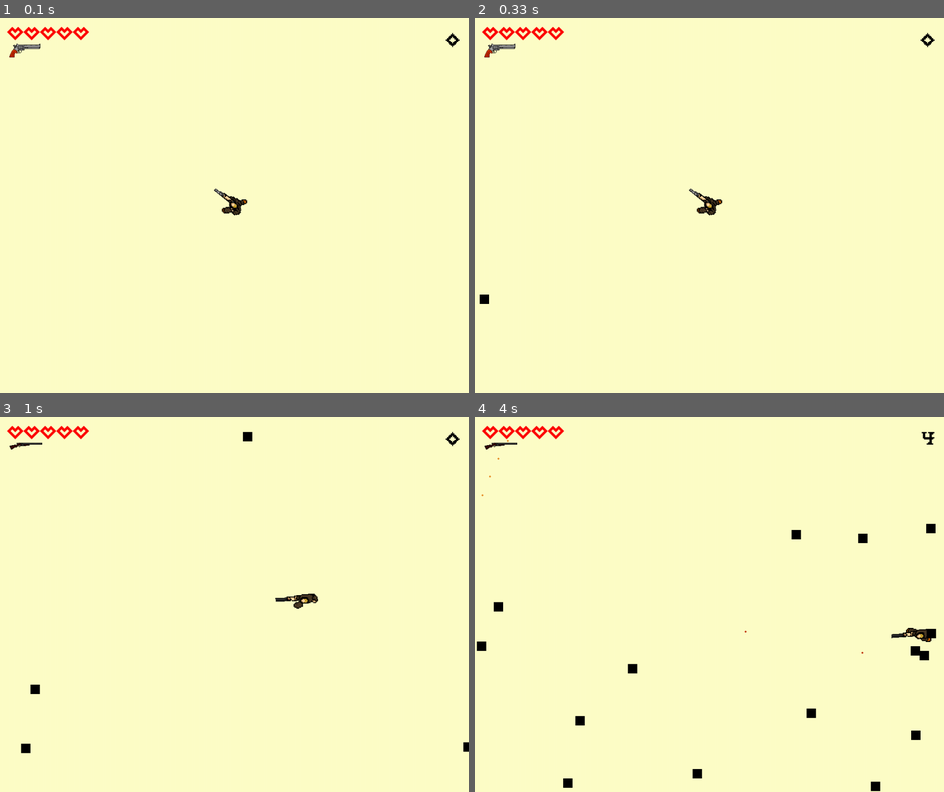
Above: before the commit, frames 1-4 (two rows, left to right).
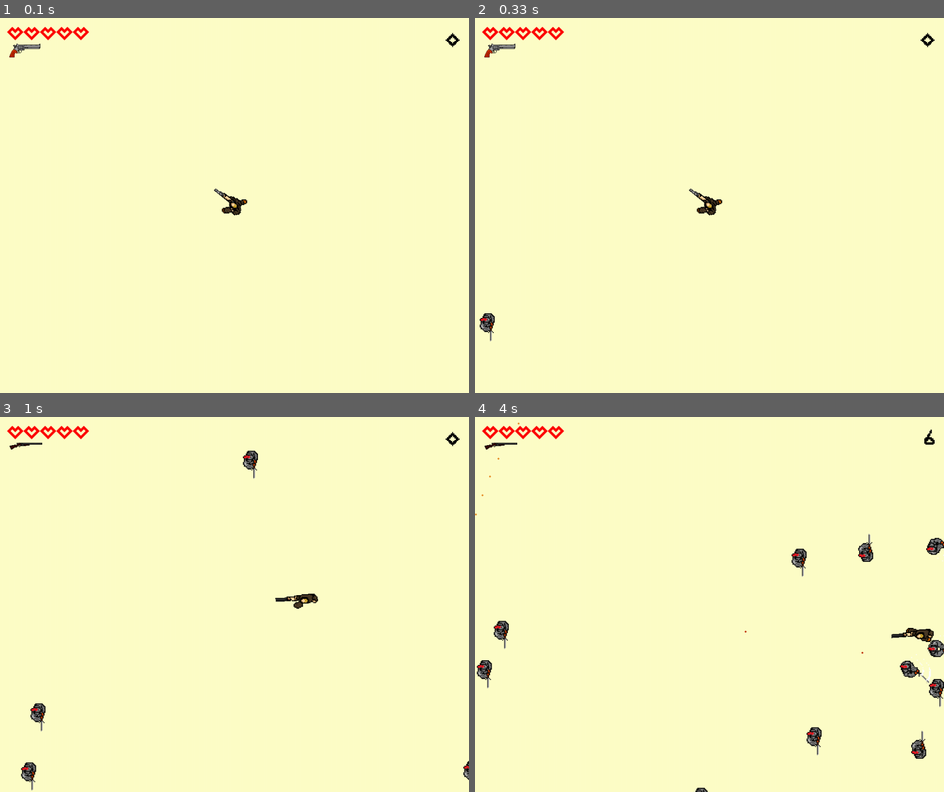
Above: after the commit, the same moments.

Repository: Ninter64/scaling-chainsaw
Game: pygame game, started from main.py
The game is run twice, just before and just after one commit, with the same random seed, the same clock (stepped at 60 frames per second) and the same inputs.
Inputs (mouse positions are in pixels of both pictures, inside the frame that each line leads up to):
- Up to frame 1 (0.1 s): no input
- Up to frame 2 (0.33 s): no input
- Up to frame 3 (1 s): hold D 0.33-0.8 s; move the mouse to (215, 619) at 0.37 s; hold D from 0.83 s (still down); move the mouse to (121, 608) at 0.87 s; tap Z at 0.9 s; tap 2 at 0.98 s
- Up to frame 4 (4 s): tap Z at 1.2, 1.73, 2.07, 2.37, 2.73, 3.13, 3.43, 3.63, 3.93 s; release D at 1.3 s; press the mouse at (765, 638) at 1.37 s; move the mouse to (676, 552) at 1.47 s; release the mouse at (587, 465) at 1.6 s; hold S 1.67-1.97 s; click (718, 477) at 1.75 s; hold D 2-2.63 s; click (596, 529) at 2.08 s; tap 2 at 2.15, 3.72 s; hold S 2.67-3.03 s; click (686, 702) at 2.75 s; tap 3 at 2.82 s; hold D 3.07-3.53 s; click (714, 645) at 3.15 s; hold D from 3.57 s (still down); click (709, 649) at 3.65 s

Frame 1 is identical in both runs. In frame 2, 0.2% of the frame differs, in the area x 1-5%, y 73-87%; in frame 3, 0.7%; in frame 4, 2.4%, in the area x 0-100%, y 1-100%.

Commit message:
MàJ des ennemis

Diff:
--- a/Enemy.py
+++ b/Enemy.py
@@ -1,6 +1,14 @@
 import pygame
 import math
 from Projectile import Projectile
+
+ENEMYSIZE = 2
+
+ennemyTorso = [pygame.transform.scale(pygame.image.load('sprites/ennemis/chevalier1.png'), (37*ENEMYSIZE,50*ENEMYSIZE)),
+              pygame.transform.scale(pygame.image.load('sprites/ennemis/chevalier2.png'), (37*ENEMYSIZE,50*ENEMYSIZE)),
+              pygame.transform.scale(pygame.image.load('sprites/ennemis/chevalier3.png'), (37*ENEMYSIZE,50*ENEMYSIZE)),
+              pygame.transform.scale(pygame.image.load('sprites/ennemis/chevalier4.png'), (37*ENEMYSIZE,50*ENEMYSIZE)),]
+
 
 def normalize_vector(vector):
     if vector == [0, 0]:
@@ -12,8 +20,7 @@
     projectiles = pygame.sprite.Group()
     def __init__(self, pos):
         super().__init__()
-        self.image = pygame.Surface([20, 20])
-        self.image.fill(pygame.Color('black'))
+        self.image = ennemyTorso[0]
         self.rect = self.image.get_rect(x=pos[0], y=pos[1])
         self.radius = self.rect.width / 2
 
@@ -22,6 +29,14 @@
         self.movementSpeed = 1.5
         self.lastShot = pygame.time.get_ticks()
         self.weaponCooldown = 1500
+
+        # Initialiser les variables pour l'animation des jambes
+        self.frame_count = 0
+        self.anim_order = [0,1,2,3]
+        self.current_anim_index = 0
+        self.isFlipped = False
+        self.distance_to_player = 100
+
 
     def move(self, enemies, playerPos, tDelta):
         self.movementVector = (playerPos[0] - self.pos[0],
@@ -52,5 +67,21 @@
             self.projectiles.add(Projectile(self.pos,
                                             normalize_vector(direction),
                                             3, 50, (255, 0, 0)))
-    def render(self, surface):
+    def render(self, surface, playerPos):
+        self.frame_count += 1 # Ajouter le temps écoulé au compteur de temps
+        self.distance_to_player = math.sqrt((playerPos[0]-self.pos[0])**2 + (playerPos[1]-playerPos[1])**2)
+        print(self.distance_to_player)
+        if self.distance_to_player < 100:
+                if self.frame_count % 15 == 0:
+                        self.current_anim_index += 1
+                        if self.current_anim_index >= len(self.anim_order):
+                            self.current_anim_index = 0
+                        if self.current_anim_index == 3:
+                            self.isFlipped = not self.isFlipped
+                            # Changer l'image en fonction de l'indice de la prochaine image à afficher
+                        anim_index = self.anim_order[self.current_anim_index]
+                        if self.isFlipped == False:
+                            self.image = ennemyTorso[anim_index]
+                        else:
+                            self.image = pygame.transform.flip(ennemyTorso[anim_index], False, True)
         surface.blit(self.image, self.pos)
--- a/main.py
+++ b/main.py
@@ -90,7 +90,7 @@
     for proj in Enemy.projectiles:
         proj.render(screen)
     for enemy in enemies:
-        enemy.render(screen)
+        enemy.render(screen, hero.sprite.rect.center)
 
 def process_keys(keys, hero):
     if keys[pygame.K_z]:
@@ -156,7 +156,7 @@
             render_menu()
 
         # Enemy spawning process
-        if lastEnemy < currentTime - 200 and len(enemies) < 50:
+        if lastEnemy < currentTime - 200 and len(enemies) < 20:
             spawnSide = random.random()
             if spawnSide < 0.25:
                 enemies.add(Enemy((0, random.randint(0, size[1]))))
Binary file added: promo/MedieVolverCover.png
